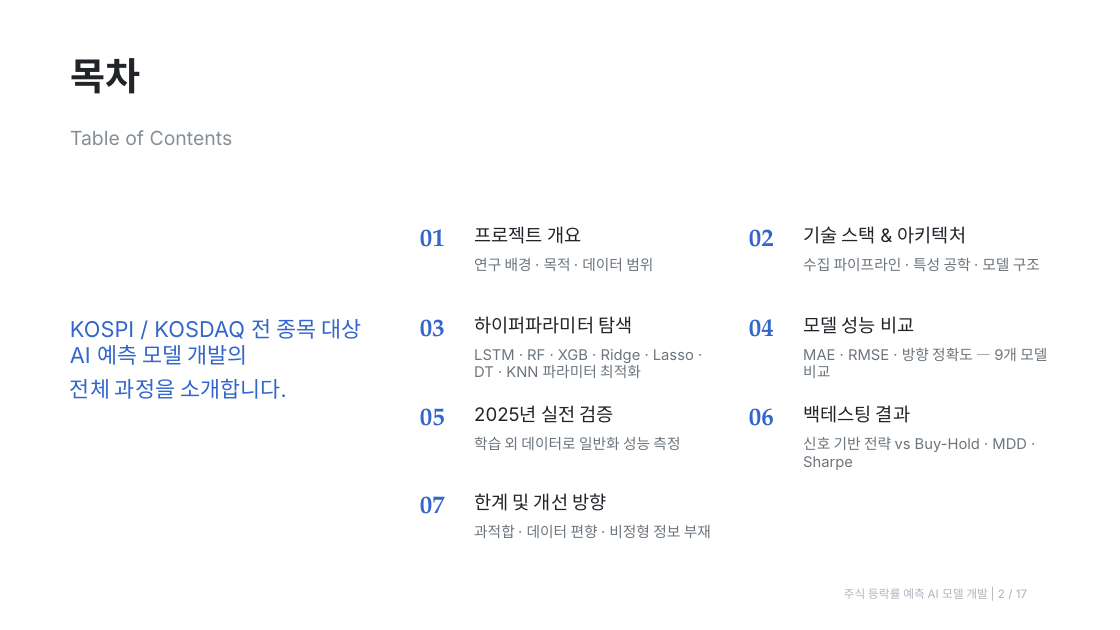
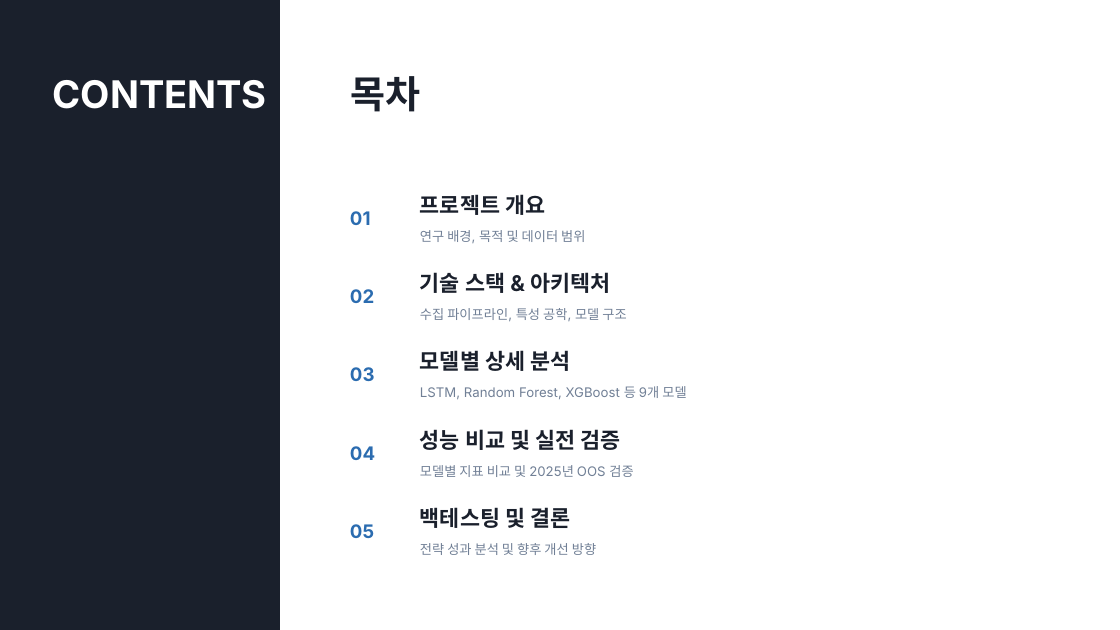
Before and after one commit to ksh1004/stock_prediction, a slide deck: slide 2 of 01_stock_prediction_report.pptx. Drawn at 1120x630 pixels with LibreOffice and Linux fonts; fonts in the diff are those of the drawing; background and template pictures are left out. Boxes give left, top, right and bottom in pixels: in the first picture for what was removed or moved away, otherwise in the second. Text is boxed around its words. In the diff, an @@ line names an element or a change of style, - is before the commit and + after.

```diff
--- a/01_stock_prediction_report.pptx
+++ b/01_stock_prediction_report.pptx
@@ rectangle added at [0, 0, 280, 629], fill #1A202C @@
@@ text at [53, 80, 267, 109]: text changed; size 12.5 to 24.5 pt; text colour #868E96 to #FFFFFF; bold on @@
-Table of Contents
+CONTENTS
@@ text "목차": place and size @@
-text "목차" at [70, 58, 140, 94]
+text "목차" at [350, 76, 420, 112]
@@ text "목차" at [350, 76, 420, 112]: font TeX Gyre Pagella to Inter, text colour #212529 to #1A202C @@
@@ text "01": place and size @@
-text "01" at [420, 229, 445, 247]
+text "01" at [350, 211, 371, 225]
@@ text "프로젝트 개요": place and size @@
-text "프로젝트 개요" at [474, 226, 581, 244]
+text "프로젝트 개요" at [420, 194, 545, 215]
@@ text "프로젝트 개요" at [420, 194, 545, 215]: size 12 to 14 pt, text colour #212529 to #1A202C, bold on @@
@@ text at [420, 230, 585, 243]: text changed; size 9.5 to 8.5 pt; text colour #6C757D to #718096 @@
-연구 배경 · 목적 · 데이터 범위
+연구 배경, 목적 및 데이터 범위
@@ text "02": place and size @@
-text "02" at [749, 229, 774, 247]
+text "02" at [350, 289, 374, 303]
@@ text "기술 스택 & 아키텍처" at [420, 272, 610, 293]: size 12 to 14 pt, text colour #212529 to #1A202C, bold on @@
@@ text "기술 스택 & 아키텍처": place and size @@
-text "기술 스택 & 아키텍처" at [803, 226, 967, 244]
+text "기술 스택 & 아키텍처" at [420, 272, 610, 293]
@@ text removed at [70, 319, 361, 399] @@
-KOSPI / KOSDAQ 전 종목 대상
-AI 예측 모델 개발의
-전체 과정을 소개합니다.
@@ text at [420, 308, 626, 322]: text changed; size 9.5 to 8.5 pt; text colour #6C757D to #718096 @@
-수집 파이프라인 · 특성 공학 · 모델 구조
+수집 파이프라인, 특성 공학, 모델 구조
@@ text removed at [474, 316, 632, 334] @@
-하이퍼파라미터 탐색
@@ text added at [420, 350, 570, 371], 14 pt, text #1A202C, bold @@
+모델별 상세 분석
@@ text "03": place and size @@
-text "03" at [420, 319, 445, 337]
+text "03" at [350, 367, 375, 381]
@@ text at [420, 386, 686, 400]: text changed; size 9.5 to 8.5 pt; text colour #6C757D to #718096 @@
-LSTM · RF · XGB · Ridge · Lasso · DT · KNN 파라미터 최적화
+LSTM, Random Forest, XGBoost 등 9개 모델
@@ text removed at [474, 405, 614, 423] @@
-2025년 실전 검증
@@ text removed at [749, 408, 774, 426] @@
-06
@@ size 16 to 12 pt, font TeX Gyre Pagella to Inter, text colour #3366CC to #2B6CB0; line spacing 0.96 to 1 in 5 elements at [350, 211, 371, 225], [350, 367, 375, 381], [350, 524, 374, 538], [350, 289, 374, 303], [350, 446, 375, 460] @@
@@ text "04": place and size @@
-text "04" at [749, 319, 774, 337]
+text "04" at [350, 446, 375, 460]
@@ text at [420, 429, 620, 450]: text changed; size 12 to 14 pt; text colour #212529 to #1A202C; bold on @@
-모델 성능 비교
+성능 비교 및 실전 검증
@@ text removed at [474, 437, 680, 450] @@
-학습 외 데이터로 일반화 성능 측정
@@ text removed at [803, 437, 1027, 470] @@
-신호 기반 전략 vs Buy-Hold · MDD · Sharpe
@@ text at [420, 465, 633, 477]: text changed; size 9.5 to 8.5 pt; text colour #6C757D to #718096 @@
-MAE · RMSE · 방향 정확도 — 9개 모델 비교
+모델별 지표 비교 및 2025년 OOS 검증
@@ text at [420, 507, 570, 528]: text changed; size 12 to 14 pt; text colour #212529 to #1A202C; bold on @@
-백테스팅 결과
+백테스팅 및 결론
@@ text removed at [420, 496, 445, 514] @@
-07
@@ text removed at [474, 493, 606, 511] @@
-한계 및 개선 방향
@@ text "05": place and size @@
-text "05" at [420, 408, 445, 426]
+text "05" at [350, 524, 374, 538]
@@ text removed at [474, 524, 711, 538] @@
-과적합 · 데이터 편향 · 비정형 정보 부재
@@ text added at [420, 543, 596, 555], 8.5 pt, text #718096 @@
+전략 성과 분석 및 향후 개선 방향
@@ text removed at [844, 588, 1027, 599] @@
-주식 등락률 예측 AI 모델 개발 | 2 / 17
```
Also in this commit, not shown: 3 other slides changed, 8 slides added, 18 slides removed, 1 other file.
